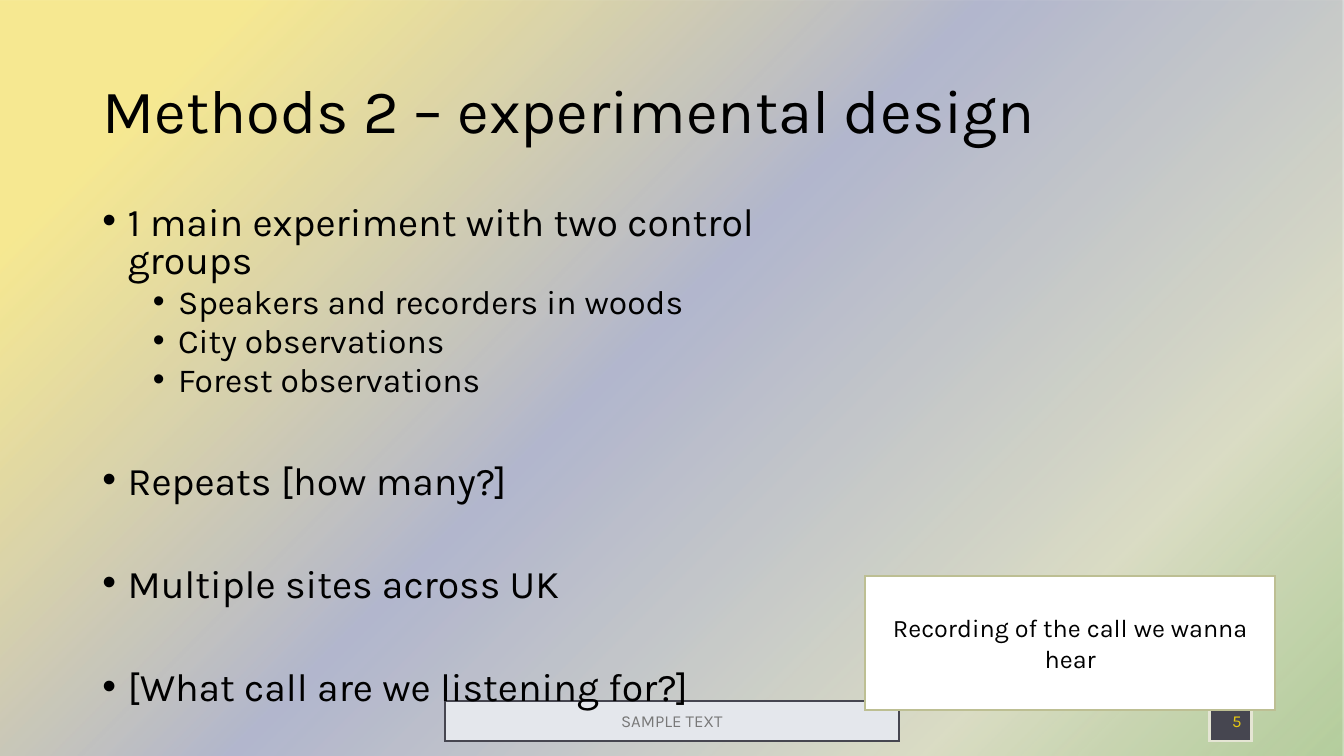
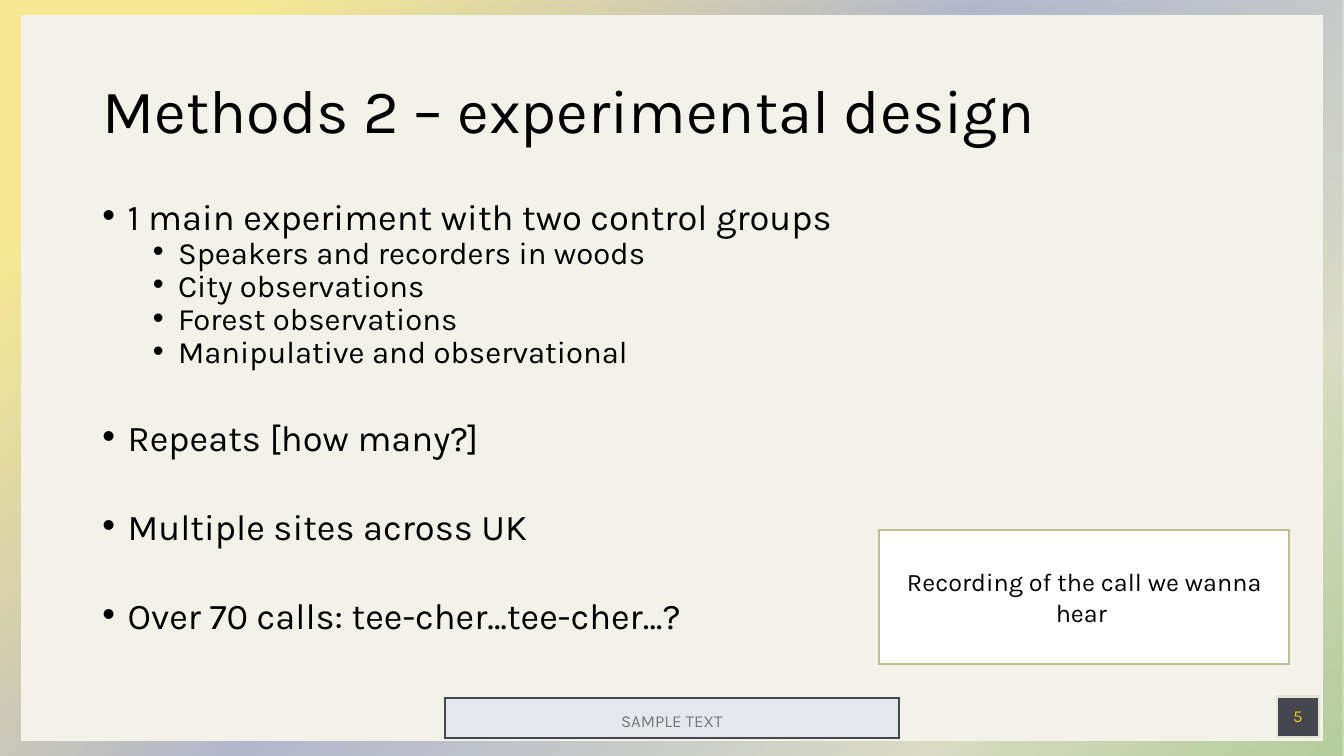
Before and after one commit to tobiasnunn/tnunn_research, a slide deck: slide 5 of BSX2021/Group_proj/Birdpres_theme_test.pptx. Drawn at 1344x756 pixels with LibreOffice and Linux fonts; fonts in the diff are those of the drawing. Boxes give left, top, right and bottom in pixels: in the first picture for what was removed or moved away, otherwise in the second. Text is boxed around its words. In the diff, an @@ line names an element or a change of style, - is before the commit and + after.

```diff
--- a/BSX2021/Group_proj/Birdpres_theme_test.pptx
+++ b/BSX2021/Group_proj/Birdpres_theme_test.pptx
@@ rectangle added at [21,15,1324,741], fill #F2F2E9 @@
@@ text at [128,205,832,549]: size 28 to 25.9 pt in "1 main experiment with two control groups", "Repeats [how many?]", "Multiple sites across UK"; size 24 to 22.2 pt in "Speakers and recorders in woods", "City observations", "Forest observations"; line spacing 0.8 to 0.7 @@
@@ text at [178,341,628,371]: paragraph added @@
+  • Manipulative and observational
@@ rectangle "Recording of the call we ...": place and size @@
-rectangle "Recording of the call we ..." at [865,576,1275,711]
+rectangle "Recording of the call we ..." at [879,529,1290,664]
@@ text at [128,604,681,630]: text changed; size 28 to 25.9 pt @@
-• [What call are we listening for?]
+• Over 70 calls: tee-cher…tee-cher…?
@@ page number: place and size @@
-page number at [1232,716,1241,727]
+page number at [1293,711,1302,722]
@@ page number at [1293,711,1302,722]: alignment right to centre @@
@@ rectangle: place and size @@
-rectangle at [1210,701,1252,741]
+rectangle at [1277,697,1320,737]
```
Also in this commit, not shown: 9 other slides changed, 6 other files.
